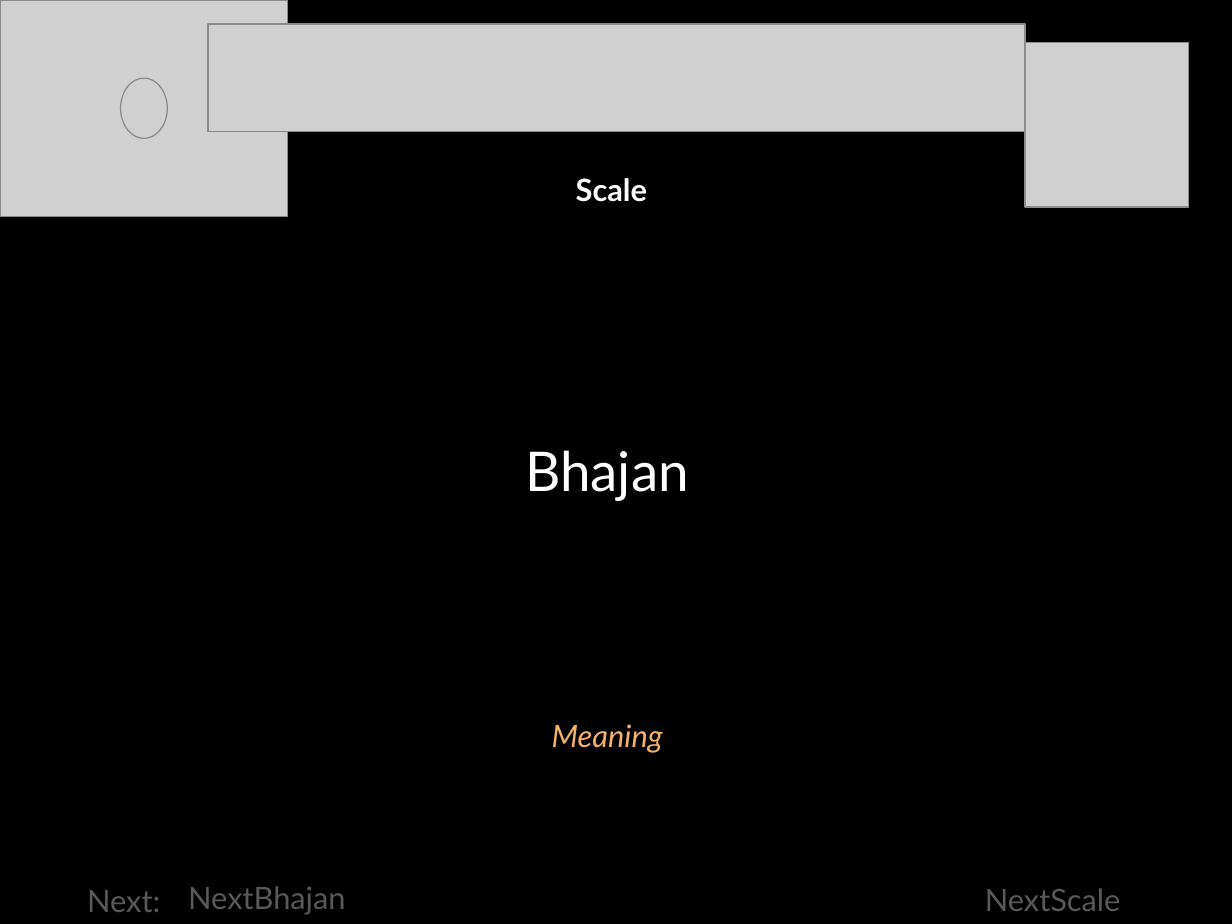
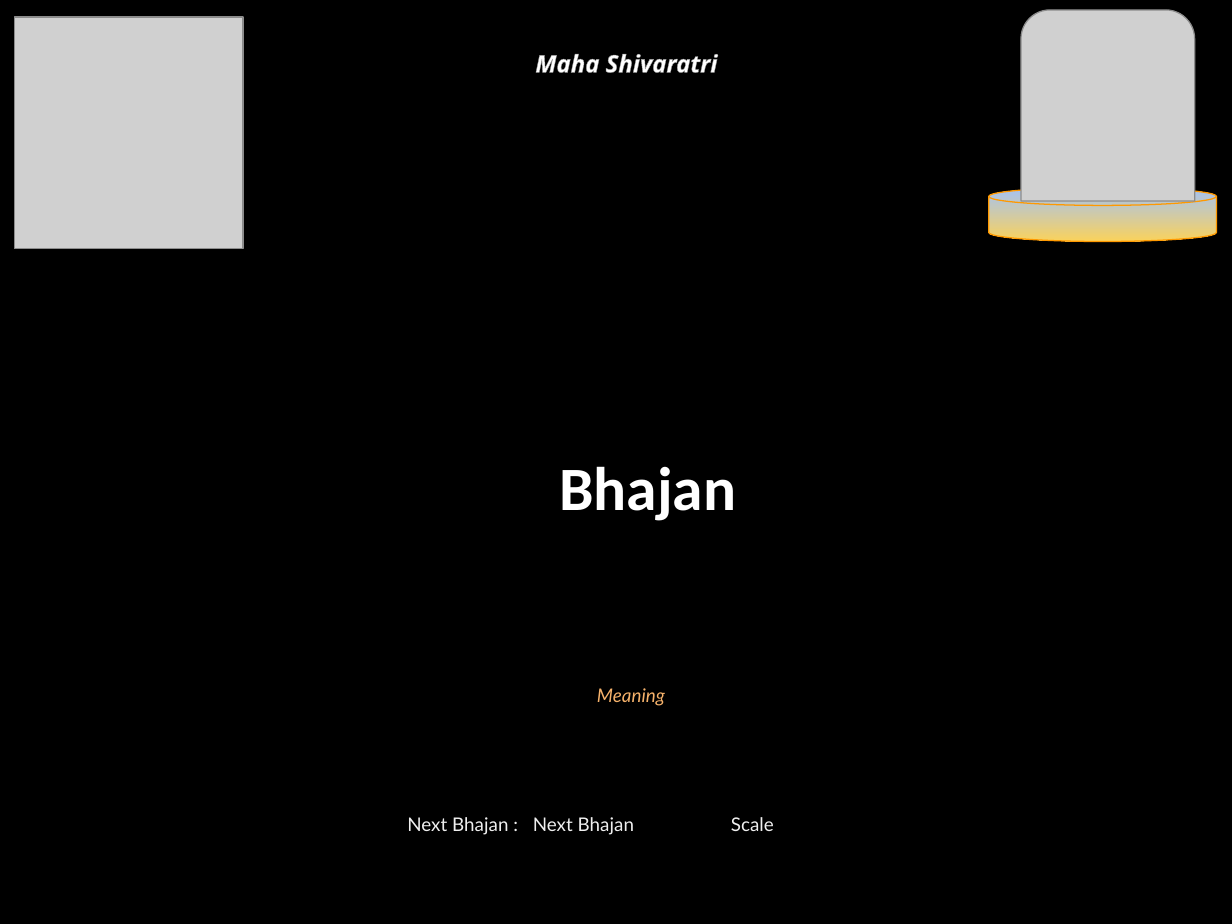
Before and after one commit to rkanadam/saibhajanmaker, a slide deck: slide 1 of WebContent/WEB-INF/templates/Shivaratri2019/master.pptx. Drawn at 1232x924 pixels with LibreOffice and Linux fonts; fonts in the diff are those of the drawing; grey boxes stand for pictures. Boxes give left, top, right and bottom in pixels: in the first picture for what was removed or moved away, otherwise in the second. Text is boxed around its words. In the diff, an @@ line names an element or a change of style, - is before the commit and + after.

Commit message:
Updating Shivaratri Master

```diff
--- a/WebContent/WEB-INF/templates/Shivaratri2019/master.pptx
+++ b/WebContent/WEB-INF/templates/Shivaratri2019/master.pptx
@@ background #000000 to #FFFFFF @@
@@ picture removed at (x1=0, y1=0, x2=288, y2=217) @@
@@ rectangle added at (x1=0, y1=0, x2=1232, y2=924), fill #000000 @@
@@ picture resized from (x1=1025, y1=42, x2=1189, y2=207) to (x1=15, y1=17, x2=244, y2=249) @@
@@ picture removed at (x1=208, y1=25, x2=1025, y2=132) @@
@@ picture added at (x1=1021, y1=10, x2=1195, y2=201) @@
@@ text added at (x1=535, y1=54, x2=718, y2=73), 14 pt, text gradient #FFFFFF to #B3B3B3, bold, italic @@
+Maha Shivaratri
@@ picture removed at (x1=121, y1=78, x2=168, y2=138) @@
@@ text removed at (x1=576, y1=178, x2=647, y2=202) @@
-Scale
@@ cylinder added at (x1=989, y1=187, x2=1217, y2=241), fill gradient #A4C2F4 to #FAD25C, outline #FF9900 0.75 pt @@
@@ text "Bhajan" moved from (x1=525, y1=450, x2=689, y2=501) to (x1=559, y1=466, x2=736, y2=521) @@
@@ text "Bhajan" at (x1=559, y1=466, x2=736, y2=521): size 32 to 36 pt, font Lato to Calibri, bold on @@
@@ text "Meaning" moved from (x1=552, y1=724, x2=663, y2=753) to (x1=597, y1=688, x2=665, y2=706) @@
@@ text "Meaning" at (x1=597, y1=688, x2=665, y2=706): size 18 to 11 pt @@
@@ text added at (x1=407, y1=817, x2=774, y2=835), 11 pt, text #EFEFEF @@
+Next Bhajan : Next Bhajan Scale
@@ text removed at (x1=87, y1=890, x2=160, y2=912) @@
-Next:
@@ text removed at (x1=188, y1=886, x2=345, y2=915) @@
-NextBhajan
@@ text removed at (x1=985, y1=888, x2=1121, y2=911) @@
-NextScale
```
